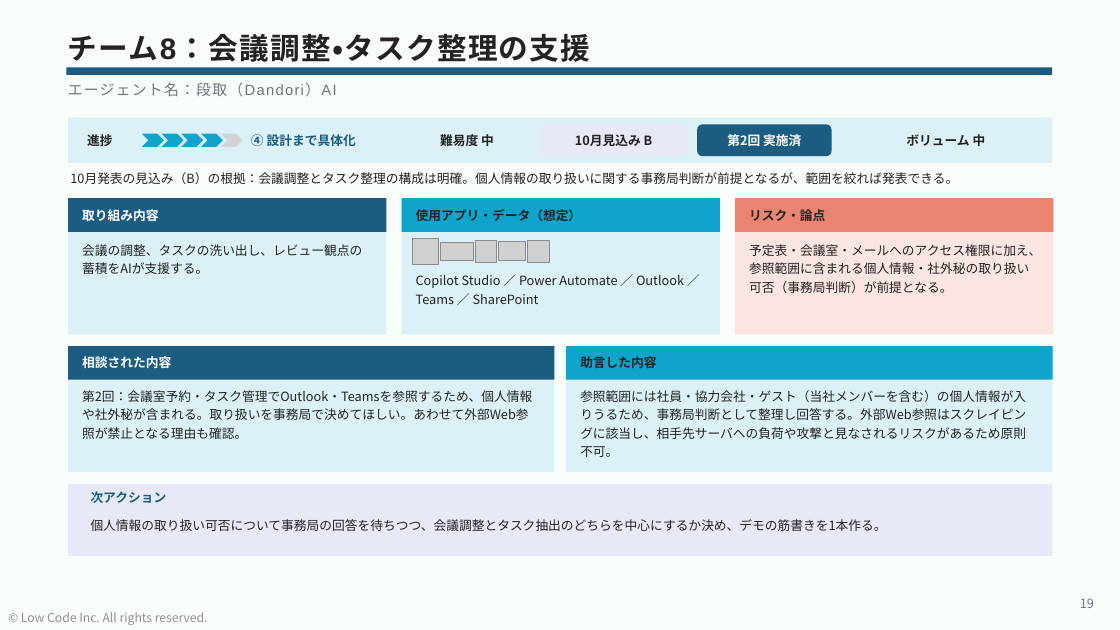
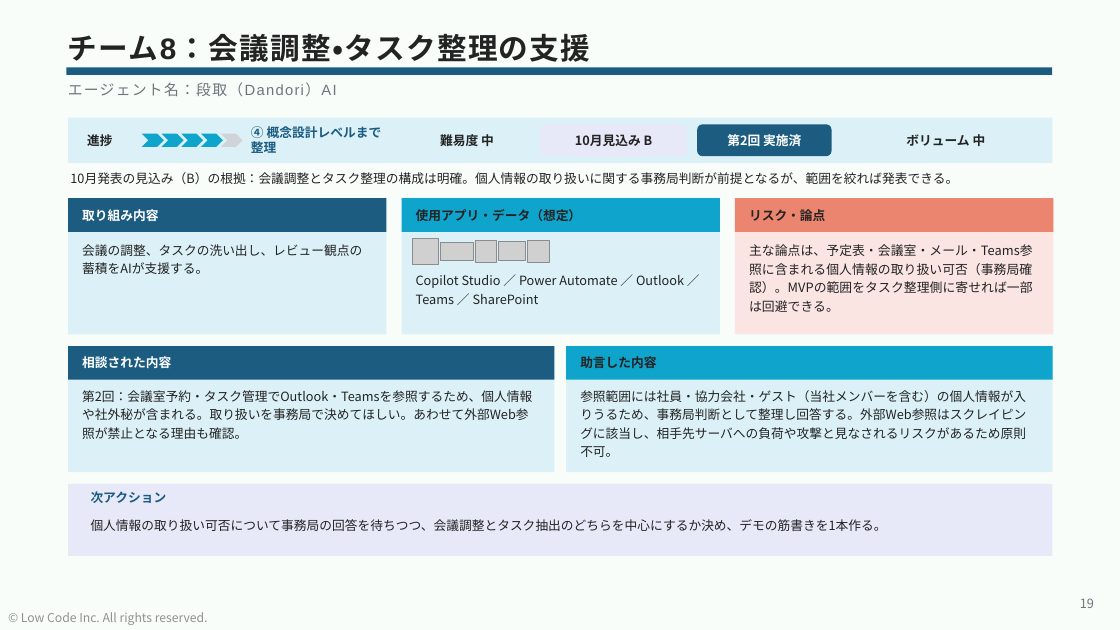
Before and after one commit to takuyanakamura881awc-beep/awc-naka881-repo, a slide deck: slide 19 of reports/CopilotStudio_ハッカソン_事前相談会②_状況報告_20260729.pptx. Drawn at 1120x630 pixels with LibreOffice and Linux fonts; fonts in the diff are those of the drawing; grey boxes stand for pictures. Boxes give left, top, right and bottom in pixels: in the first picture for what was removed or moved away, otherwise in the second. Text is boxed around its words. In the diff, an @@ line names an element or a change of style, - is before the commit and + after.

```diff
--- a/reports/CopilotStudio_ハッカソン_事前相談会②_状況報告_20260729.pptx
+++ b/reports/CopilotStudio_ハッカソン_事前相談会②_状況報告_20260729.pptx
@@ text at bbox=[251, 126, 382, 156]: text changed @@
-④ 設計まで具体化
+④ 概念設計レベルまで整理
@@ text at bbox=[749, 244, 1033, 312]: text changed; size 10.9 to 11 pt @@
-予定表・会議室・メールへのアクセス権限に加え、参照範囲に含まれる個人情報・社外秘の取り扱い可否（事務局判断）が前提となる。
+主な論点は、予定表・会議室・メール・Teams参照に含まれる個人情報の取り扱い可否（事務局確認）。MVPの範囲をタスク整理側に寄せれば一部は回避できる。
```
Also in this commit, not shown: 17 other slides changed, 1 other file.
